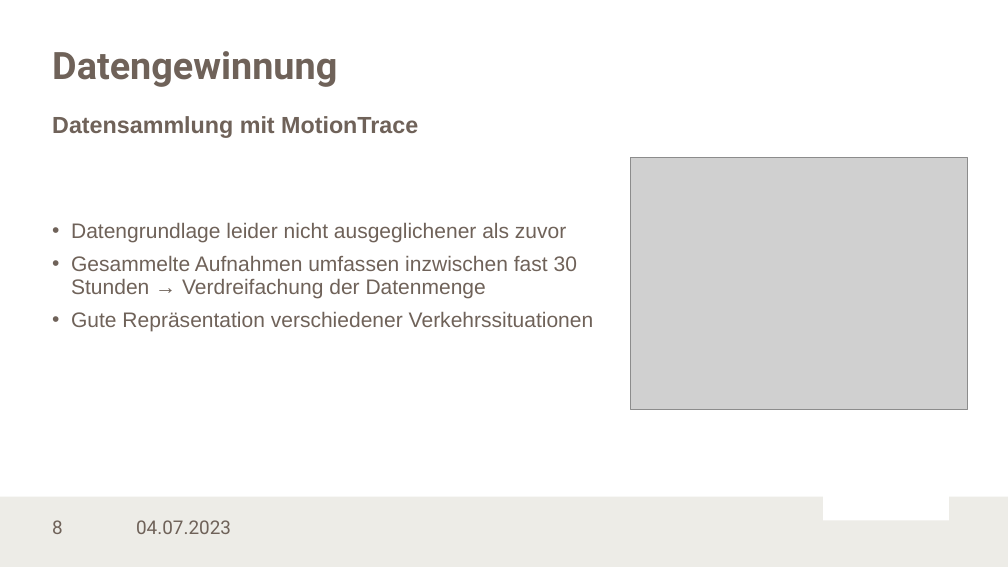
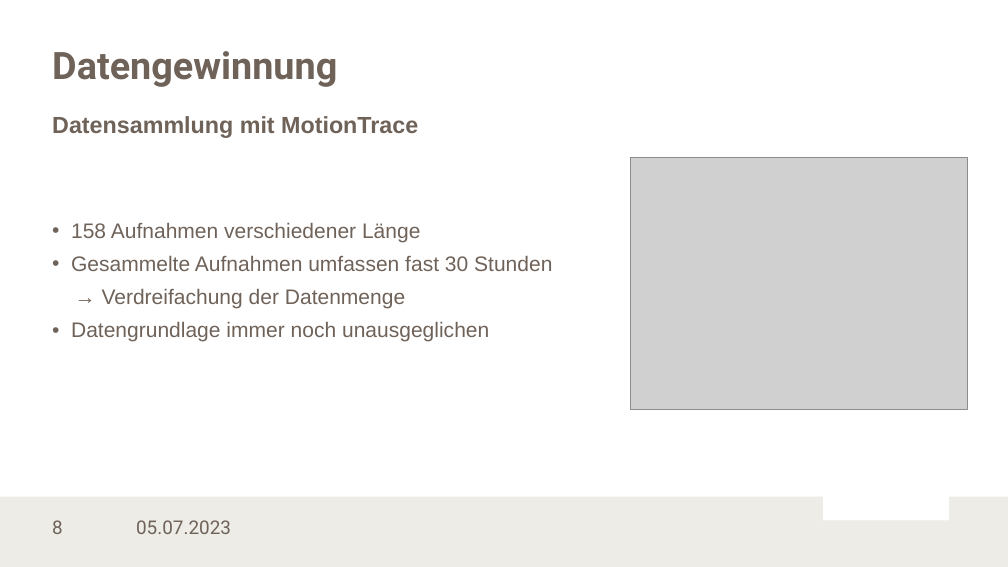
Before and after one commit to LennartKoepper/Bachelor-Thesis, a slide deck: slide 8 of Seminar/Bachelorseminar_02-07-2023.pptx. Drawn at 1008x567 pixels with LibreOffice and Linux fonts; fonts in the diff are those of the drawing; grey boxes stand for pictures; background and template pictures are left out. Boxes give left, top, right and bottom in pixels: in the first picture for what was removed or moved away, otherwise in the second. Text is boxed around its words. In the diff, an @@ line names an element or a change of style, - is before the commit and + after.

```diff
--- a/Seminar/Bachelorseminar_02-07-2023.pptx
+++ b/Seminar/Bachelorseminar_02-07-2023.pptx
@@ text at box(71, 223, 552, 342): text changed @@
-• Datengrundlage leider nicht ausgeglichener als zuvor
-• Gesammelte Aufnahmen umfassen inzwischen fast 30 Stunden → Verdreifachung der Datenmenge
-• Gute Repräsentation verschiedener Verkehrssituationen
+• 158 Aufnahmen verschiedener Länge
+• Gesammelte Aufnahmen umfassen fast 30 Stunden
+→ Verdreifachung der Datenmenge
+• Datengrundlage immer noch unausgeglichen
@@ text at box(136, 520, 231, 534): text changed @@
-04.07.2023
+05.07.2023
```
Also in this commit, not shown: 19 other slides changed, 1 slide added, 3 slides removed, 1 other file.
